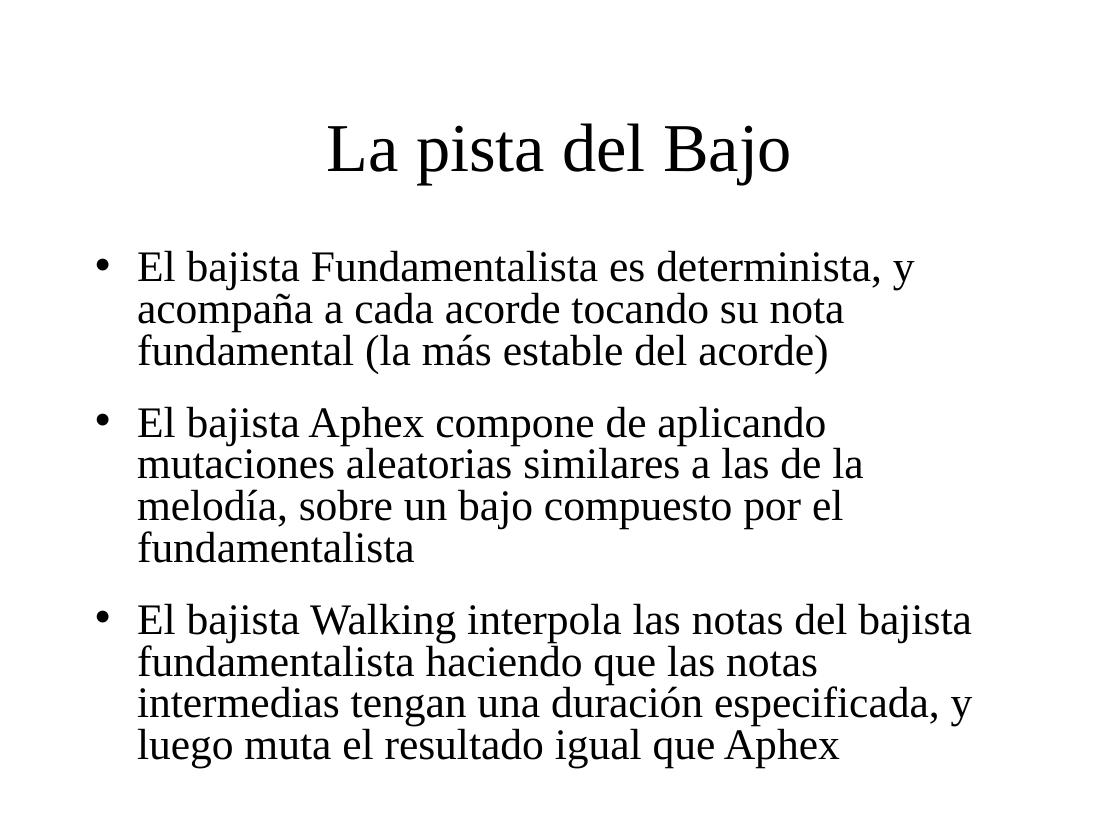
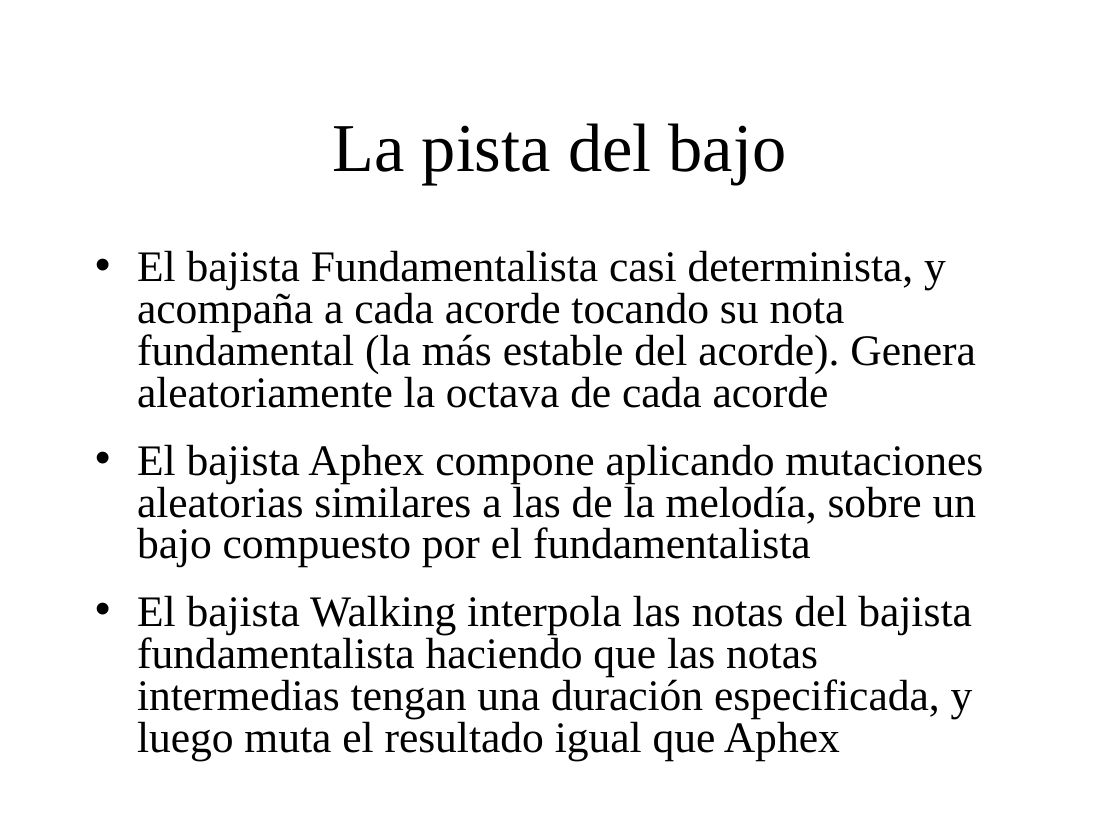
Before and after one commit to BackupTheBerlios/genaro, a slide deck: slide 25 of Documentos/MemoriaSSII/presentacion_proyecto.ppt. Drawn at 1120x840 pixels with LibreOffice and Linux fonts; fonts in the diff are those of the drawing; background and template pictures are left out. Boxes give left, top, right and bottom in pixels: in the first picture for what was removed or moved away, otherwise in the second. Text is boxed around its words. In the diff, an @@ line names an element or a change of style, - is before the commit and + after.

```diff
--- a/Documentos/MemoriaSSII/presentacion_proyecto.ppt
+++ b/Documentos/MemoriaSSII/presentacion_proyecto.ppt
@@ title at bbox=[333, 123, 787, 185]: text changed @@
-La pista del Bajo
+La pista del bajo
@@ text at bbox=[137, 250, 983, 567]: text changed @@
-• El bajista Fundamentalista es determinista, y acompaña a cada acorde tocando su nota fundamental (la más estable del acorde)
-• El bajista Aphex compone de aplicando mutaciones aleatorias similares a las de la melodía, sobre un bajo compuesto por el fundamentalista
+• El bajista Fundamentalista casi determinista, y acompaña a cada acorde tocando su nota fundamental (la más estable del acorde). Genera aleatoriamente la octava de cada acorde
+• El bajista Aphex compone aplicando mutaciones aleatorias similares a las de la melodía, sobre un bajo compuesto por el fundamentalista
```
Also in this commit, not shown: 2 other slides changed, 4 other files.
